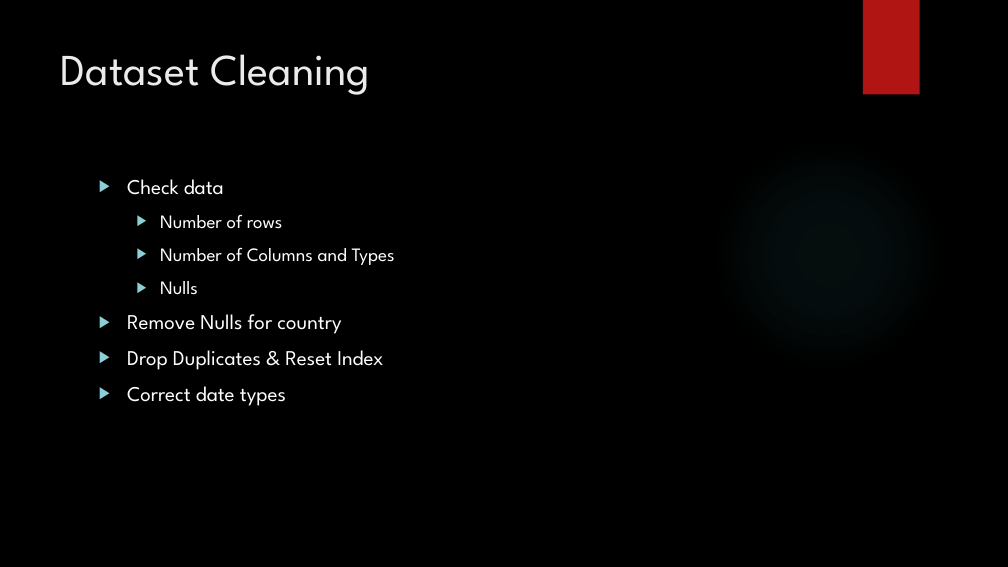
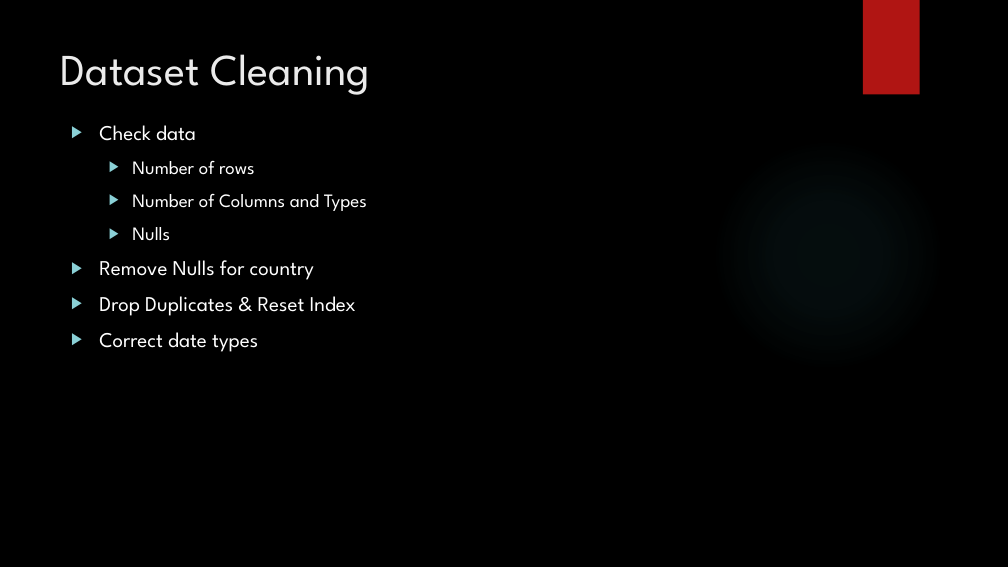
Before and after one commit to Konadrak/GitHub_Project_1a-Team_A, a slide deck: slide 3 of Presentation/GitHub Project Presentation.pptx. Drawn at 1008x567 pixels with LibreOffice and Linux fonts; fonts in the diff are those of the drawing; background and template pictures are left out. Boxes give left, top, right and bottom in pixels: in the first picture for what was removed or moved away, otherwise in the second. Text is boxed around its words. In the diff, an @@ line names an element or a change of style, - is before the commit and + after.

```diff
--- a/Presentation/GitHub Project Presentation.pptx
+++ b/Presentation/GitHub Project Presentation.pptx
@@ text "Check data": place and size @@
-text "Check data" at box(127, 179, 395, 406)
+text "Check data" at box(99, 125, 367, 352)
```
Also in this commit, not shown: 1 other slide changed, 6 slides added, 2 other files.
